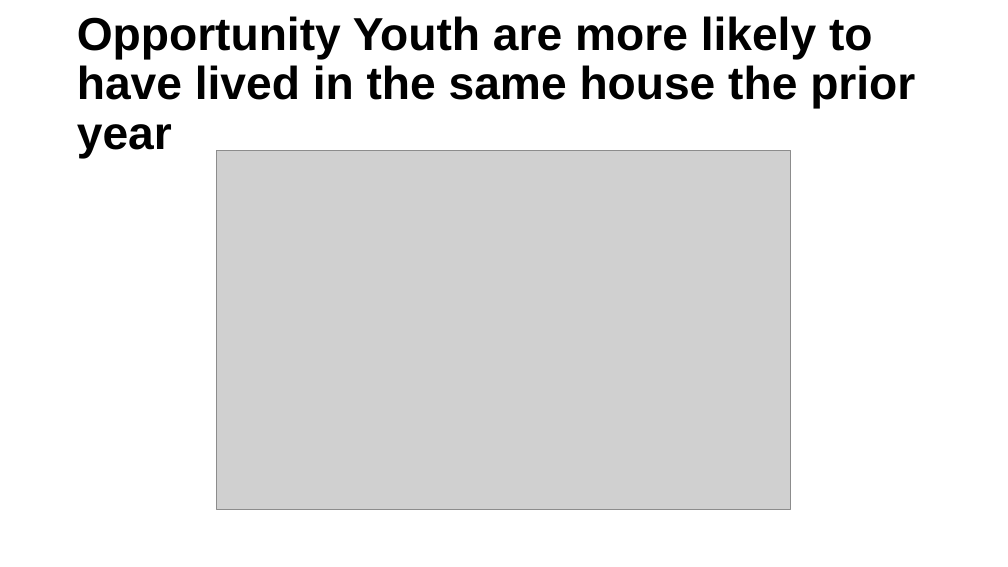
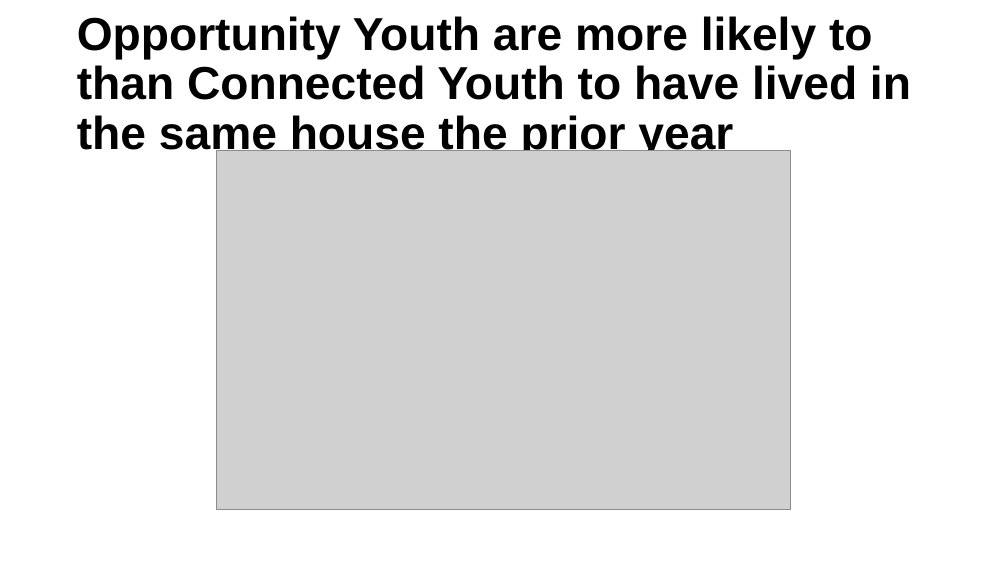
Before and after one commit to ucdiegorubi/oy_census_analysis, a slide deck: slide 14 of create_powerpoint/household_structure_estimates.pptx (slide 21 before the commit). Drawn at 1008x567 pixels with LibreOffice and Linux fonts; fonts in the diff are those of the drawing; grey boxes stand for pictures; background and template pictures are left out. Boxes give left, top, right and bottom in pixels: in the first picture for what was removed or moved away, otherwise in the second. Text is boxed around its words. In the diff, an @@ line names an element or a change of style, - is before the commit and + after.

```diff
--- a/create_powerpoint/household_structure_estimates.pptx
+++ b/create_powerpoint/household_structure_estimates.pptx
@@ title at [77,16,911,159]: text changed @@
-Opportunity Youth are more likely to have lived in the same house the prior year
+Opportunity Youth are more likely to than Connected Youth to have lived in the same house the prior year
```
Also in this commit, not shown: 11 other slides changed, 3 slides removed, 7 other files.
